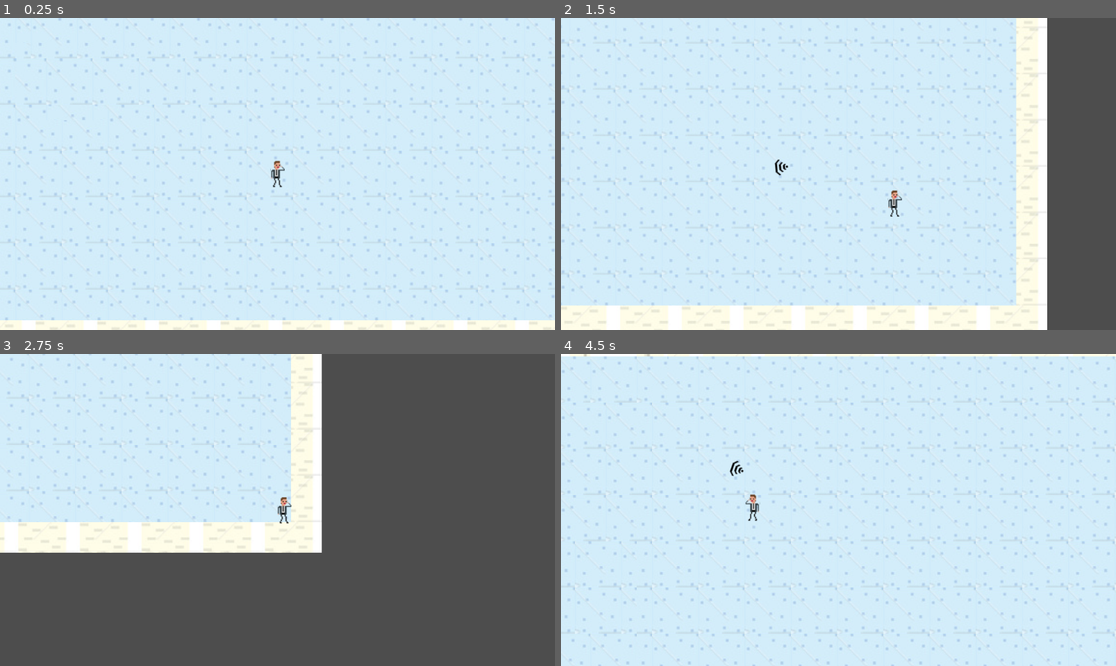
Above: before the commit, frames 1-4 (two rows, left to right).
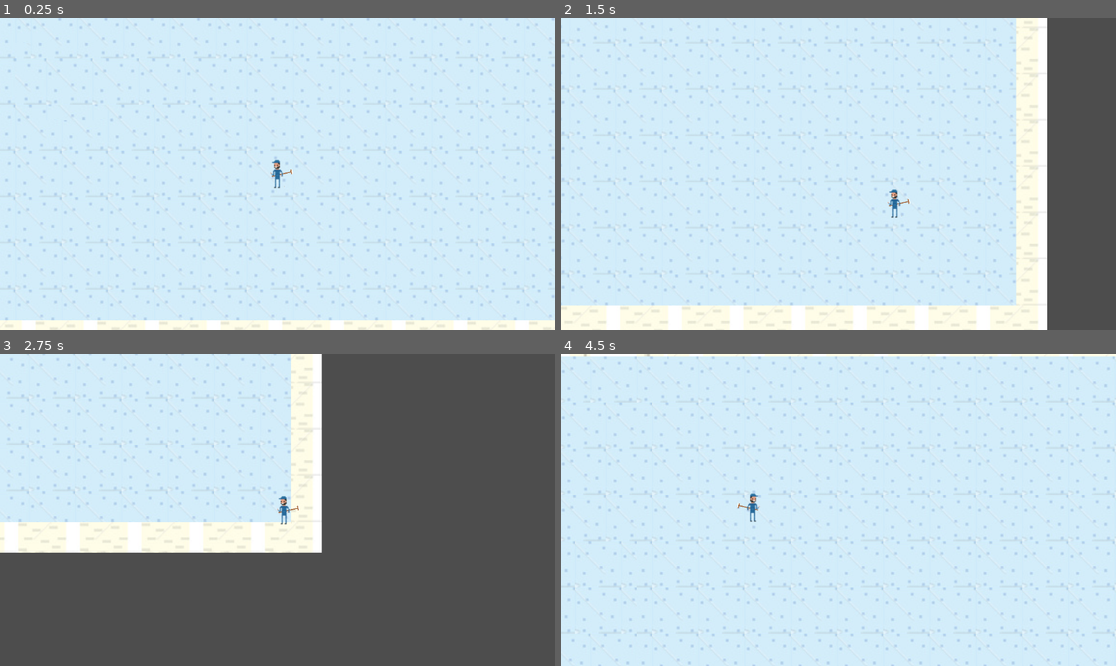
Above: after the commit, the same moments.

Repository: alourencodev/ldjam55
Game: Godot game, scene res://Screens/main.tscn
Same seed, same stepped clock (60 frames per second), same inputs: the game is played once before the commit and once after it.
Inputs (mouse positions are in pixels of both pictures, inside the frame that each line leads up to):
- Up to frame 1 (0.25 s): no input
- Up to frame 2 (1.5 s): tap Enter at 0.5 s; move the mouse to (960, 158) at 0.52 s; hold Right (right) 0.53-1.28 s; click (960, 158) at 0.6 s; move the mouse to (727, 189) at 1.27 s; hold Down (down) from 1.28 s (still down); click (727, 189) at 1.35 s
- Up to frame 3 (2.75 s): move the mouse to (333, 441) at 2.02 s; release Down (down) at 2.03 s; hold Right (right) from 2.03 s (still down); click (333, 441) at 2.1 s
- Up to frame 4 (4.5 s): move the mouse to (810, 572) at 2.77 s; release Right (right) at 2.78 s; hold Up (up) 2.78-3.53 s; click (810, 572) at 2.85 s; move the mouse to (1005, 556) at 3.52 s; hold Left (left) from 3.53 s (still down); click (1005, 556) at 3.6 s; move the mouse to (672, 463) at 4.27 s; click (672, 463) at 4.35 s

The runs differ from the first frame. In frame 1, 0.1% of the frame differs, in the area x 48-53%, y 45-55%; in frame 2, 0.2%, in the area x 38-63%, y 45-65%; in frame 3, 0.1%; in frame 4, 0.2%.

Commit message:
Don't crash when player dies

Diff:
--- a/Scenes/MeleePlayer.tscn
+++ b/Scenes/MeleePlayer.tscn
@@ -1,40 +1,14 @@
-[gd_scene load_steps=18 format=3 uid="uid://6qqr5x4gj3vu"]
+[gd_scene load_steps=7 format=3 uid="uid://wbfftkcey1my"]
 
 [ext_resource type="PackedScene" uid="uid://dayvsl8lxugrp" path="res://Scenes/Player.tscn" id="1_06hr2"]
 [ext_resource type="Texture2D" uid="uid://scxt76ycnlvb" path="res://Resources/janitor-testsheet.png" id="2_v6aal"]
-[ext_resource type="Script" path="res://Scenes/Area2D.gd" id="3_4a23p"]
-[ext_resource type="Texture2D" uid="uid://bvxecakdpxlp" path="res://Resources/broom-weapon.png" id="3_041xw"]
-[ext_resource type="Texture2D" uid="uid://coxgimuunv48b" path="res://Resources/janitor-sheet.png" id="3_v5tsy"]
+[ext_resource type="PackedScene" uid="uid://bbka7nqe77a14" path="res://Scenes/Weapon.tscn" id="3_mqn1s"]
 
 [sub_resource type="AtlasTexture" id="AtlasTexture_q2wpo"]
 atlas = ExtResource("2_v6aal")
 region = Rect2(15, 0, 15, 31)
 
 [sub_resource type="AtlasTexture" id="AtlasTexture_0t71g"]
-atlas = ExtResource("2_v6aal")
-region = Rect2(0, 0, 15, 31)
-
-[sub_resource type="AtlasTexture" id="AtlasTexture_8a1l8"]
-atlas = ExtResource("3_v5tsy")
-region = Rect2(0, 0, 17, 31)
-
-[sub_resource type="AtlasTexture" id="AtlasTexture_fscfw"]
-atlas = ExtResource("3_v5tsy")
-region = Rect2(17, 0, 17, 31)
-
-[sub_resource type="AtlasTexture" id="AtlasTexture_37nd4"]
-atlas = ExtResource("3_v5tsy")
-region = Rect2(34, 0, 17, 31)
-
-[sub_resource type="AtlasTexture" id="AtlasTexture_6j7tr"]
-atlas = ExtResource("3_v5tsy")
-region = Rect2(51, 0, 17, 31)
-
-[sub_resource type="AtlasTexture" id="AtlasTexture_namqo"]
-atlas = ExtResource("3_v5tsy")
-region = Rect2(68, 0, 17, 31)
-
-[sub_resource type="AtlasTexture" id="AtlasTexture_quvnd"]
 atlas = ExtResource("2_v6aal")
 region = Rect2(0, 0, 15, 31)
 
@@ -56,76 +30,11 @@
 "name": &"idle",
 "speed": 5.0
 }, {
-"frames": [{
-"duration": 1.0,
-"texture": SubResource("AtlasTexture_8a1l8")
-}, {
-"duration": 1.0,
-"texture": SubResource("AtlasTexture_fscfw")
-}, {
-"duration": 1.0,
-"texture": SubResource("AtlasTexture_37nd4")
-}, {
-"duration": 1.0,
-"texture": SubResource("AtlasTexture_6j7tr")
-}, {
-"duration": 1.0,
-"texture": SubResource("AtlasTexture_namqo")
-}, {
-"duration": 1.0,
-"texture": SubResource("AtlasTexture_quvnd")
-}],
+"frames": [],
 "loop": true,
 "name": &"walk",
 "speed": 5.0
 }]
-
-[sub_resource type="RectangleShape2D" id="RectangleShape2D_n8q6k"]
-size = Vector2(14, 19)
-
-[sub_resource type="Animation" id="Animation_84p3h"]
-resource_name = "swing"
-tracks/0/type = "value"
-tracks/0/imported = false
-tracks/0/enabled = true
-tracks/0/path = NodePath("Sprite2D:position")
-tracks/0/interp = 1
-tracks/0/loop_wrap = true
-tracks/0/keys = {
-"times": PackedFloat32Array(0, 0.3, 0.5, 0.8),
-"transitions": PackedFloat32Array(1, 1, 1, 1),
-"update": 0,
-"values": [Vector2(5, 0), Vector2(10, 2), Vector2(7, -3), Vector2(5, 0)]
-}
-tracks/1/type = "value"
-tracks/1/imported = false
-tracks/1/enabled = true
-tracks/1/path = NodePath("Sprite2D:rotation")
-tracks/1/interp = 1
-tracks/1/loop_wrap = true
-tracks/1/keys = {
-"times": PackedFloat32Array(0, 0.3, 0.5, 0.8),
-"transitions": PackedFloat32Array(1, 1, 1, 1),
-"update": 0,
-"values": [-0.226893, 0.349066, -0.523599, -0.226893]
-}
-tracks/2/type = "value"
-tracks/2/imported = false
-tracks/2/enabled = true
-tracks/2/path = NodePath("CollisionShape2D:disabled")
-tracks/2/interp = 1
-tracks/2/loop_wrap = true
-tracks/2/keys = {
-"times": PackedFloat32Array(0.3, 0.8),
-"transitions": PackedFloat32Array(1, 1),
-"update": 1,
-"values": [false, true]
-}
-
-[sub_resource type="AnimationLibrary" id="AnimationLibrary_rkmc7"]
-_data = {
-"swing": SubResource("Animation_84p3h")
-}
 
 [node name="Player" instance=ExtResource("1_06hr2")]
 
@@ -133,22 +42,6 @@
 sprite_frames = SubResource("SpriteFrames_gpkc0")
 animation = &"attack"
 
-[node name="weapon" type="Area2D" parent="." index="3"]
-script = ExtResource("3_4a23p")
-
-[node name="Sprite2D" type="Sprite2D" parent="weapon" index="0"]
-position = Vector2(5, 0)
-rotation = -0.226893
-texture = ExtResource("3_041xw")
-
-[node name="CollisionShape2D" type="CollisionShape2D" parent="weapon" index="1"]
-position = Vector2(14, -1.5)
-shape = SubResource("RectangleShape2D_n8q6k")
-disabled = true
-
-[node name="AnimationPlayer" type="AnimationPlayer" parent="weapon" index="2"]
-libraries = {
-"": SubResource("AnimationLibrary_rkmc7")
-}
-
-[connection signal="body_entered" from="weapon" to="weapon" method="_on_body_entered"]
+[node name="Weapon" parent="." index="3" instance=ExtResource("3_mqn1s")]
+collision_layer = 8
+collision_mask = 2
--- a/Screens/main.tscn
+++ b/Screens/main.tscn
@@ -2,8 +2,8 @@
 
 [ext_resource type="Texture2D" uid="uid://48ojkwvmetnb" path="res://Resources/104857920.png" id="1_mbyfn"]
 [ext_resource type="PackedScene" uid="uid://bxfsxkkoklkbs" path="res://Scenes/PlayerSelector.tscn" id="2_751al"]
-[ext_resource type="PackedScene" uid="uid://c3kfoiwwou2sm" path="res://Scenes/RangedPlayer.tscn" id="3_5bgp5"]
 [ext_resource type="PackedScene" uid="uid://8eo51e0dyf8t" path="res://Scenes/EnemyManager.tscn" id="3_6pbpg"]
+[ext_resource type="PackedScene" uid="uid://wbfftkcey1my" path="res://Scenes/MeleePlayer.tscn" id="3_dj8yb"]
 
 [sub_resource type="TileSetAtlasSource" id="TileSetAtlasSource_fxupy"]
 texture = ExtResource("1_mbyfn")
@@ -2893,7 +2893,7 @@
 position = Vector2(656, 456)
 
 [node name="PlayerSelector" parent="." node_paths=PackedStringArray("Player_Spawn_Point") instance=ExtResource("2_751al")]
-DefaultPlayer = ExtResource("3_5bgp5")
+DefaultPlayer = ExtResource("3_dj8yb")
 Player_Spawn_Point = NodePath("../PlayerSpawn")
 
 [node name="EnemyManager" parent="." node_paths=PackedStringArray("spawn_points") instance=ExtResource("3_6pbpg")]
--- a/Scripts/Enemy.gd
+++ b/Scripts/Enemy.gd
@@ -10,14 +10,12 @@
 
 signal on_death(position : Vector2, score : int)
 
-# FIXME: This target can't be saved here. It has to live in the globals and retrieved everytime.
-#		 Otherwise it might be destroyed and we don't know about it.
-var target : Node2D
-
+@onready var global = get_node("/root/Global")
 
 func _process(delta):
+	var target = global.player
 	if (target == null):
-		pass
+		return
 
 	const target_distance_threshold = 80.0
 
@@ -38,7 +36,7 @@
 	health -= amount
 	if (health <= 0):
 		on_death.emit(global_position, score)
-		get_node("/root/Global").add_productivity_bucks(score);
+		global.add_productivity_bucks(score);
 		queue_free()
 
 func handle_hit(damage_amount):
--- a/Scripts/EnemyManager.gd
+++ b/Scripts/EnemyManager.gd
@@ -13,16 +13,16 @@
 @onready var time_to_spawn = warmup_seconds
 
 
-var player : Node2D = null
+func get_player():
+	return get_node("/root/Global").player
 
 func _ready():
 	assert(spawn_points.size() > 0)
 	assert(enemy_scene != null)
 
-
 # Called every frame. 'delta' is the elapsed time since the previous frame.
 func _process(delta):
-	if player == null:
+	if get_player() == null:
 		pass
 
 	time_to_spawn -= delta
@@ -42,10 +42,4 @@
 
 	var enemy_instance = enemy_scene.instantiate()
 	enemy_instance.position = spawn_point.position
-	enemy_instance.target = player
-
 	add_child(enemy_instance)
-
-
-func _on_player_spawned(player_instance):
-	player = player_instance
--- a/Scripts/Global.gd
+++ b/Scripts/Global.gd
@@ -9,6 +9,7 @@
 
 var summoned_tier = SummonedTier.NONE
 var productivity_bucks = 0
+var player : CharacterBody2D = null
 
 
 func add_productivity_bucks(amount):
--- a/Scripts/MeleeAI.gd
+++ b/Scripts/MeleeAI.gd
@@ -12,7 +12,7 @@
 @onready var attack_distance_sqr = pow(attack_distance, 2)
 
 func _physics_process(delta):
-	var target = owner.target
+	var target = get_node("/root/Global").player
 	if (target == null):
 		return;
 
--- a/Scripts/PlayerSelector.gd
+++ b/Scripts/PlayerSelector.gd
@@ -7,9 +7,6 @@
 @export var Manager_Players : Array[PackedScene]
 @export var Executive_Players : Array[PackedScene]
 @export var Player_Spawn_Point : Marker2D
-
-
-signal on_player_spawned(player : Node2D)
 
 
 func _ready():
@@ -46,5 +43,4 @@
 
 	player_instance.position = Player_Spawn_Point.position;
 	add_child(player_instance)
-
-	on_player_spawned.emit(player_instance)
+	get_node("/root/Global").player = player_instance
